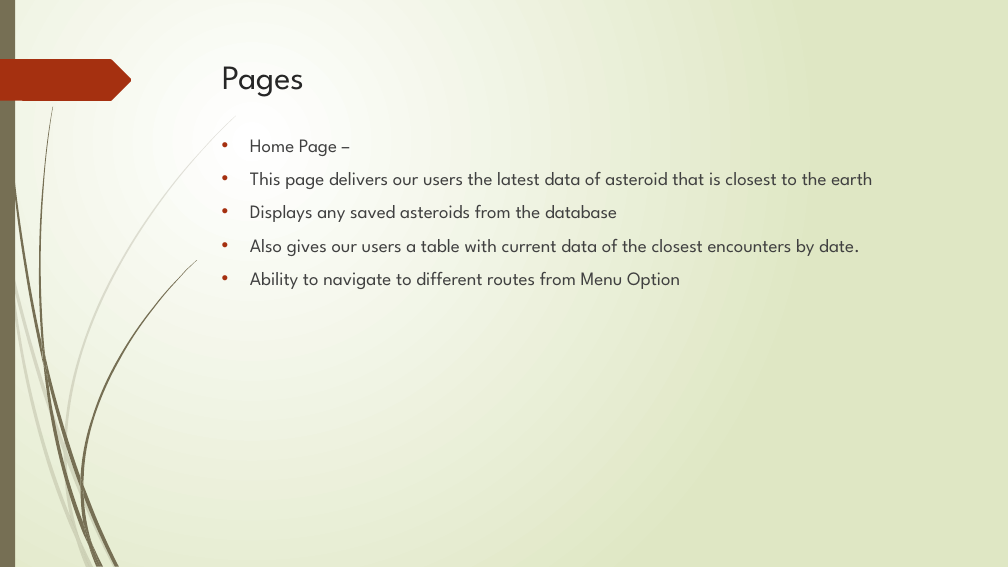
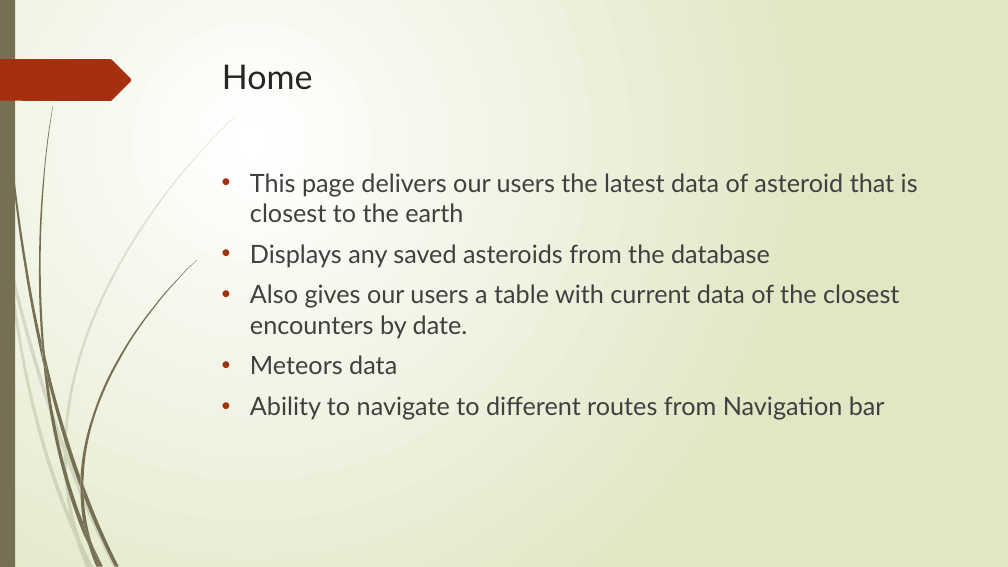
Before and after one commit to 301n15-nasa/main, a slide deck: slide 5 of Data Asteroid.pptx (slide 4 before the commit). Drawn at 1008x567 pixels with LibreOffice and Linux fonts; fonts in the diff are those of the drawing. Boxes give left, top, right and bottom in pixels: in the first picture for what was removed or moved away, otherwise in the second. Text is boxed around its words. In the diff, an @@ line names an element or a change of style, - is before the commit and + after.

```diff
--- a/Data Asteroid.pptx
+++ b/Data Asteroid.pptx
@@ title at [222,64,313,90]: text changed; font League Spartan to Lato @@
-Pages
+Home
@@ text at [250,139,337,156]: paragraph removed @@
-• Home Page –
@@ text at [250,173,918,338]: size 18 to 24 pt, font League Spartan to Lato in "This page delivers our users the latest ...", "Displays any saved asteroids from the database", "Also gives our users a table with ..." @@
@@ text at [250,355,885,420]: text changed; size 18 to 24 pt; font League Spartan to Lato @@
-• Ability to navigate to different routes from Menu Option
+• Meteors data
+• Ability to navigate to different routes from Navigation bar
```
Also in this commit, not shown: 6 other slides changed, 2 slides added.
